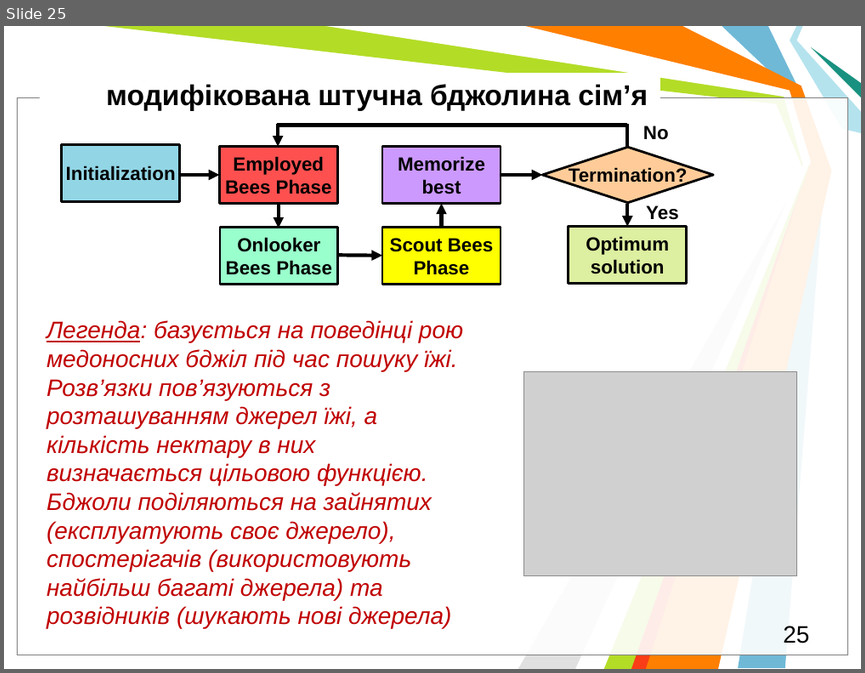
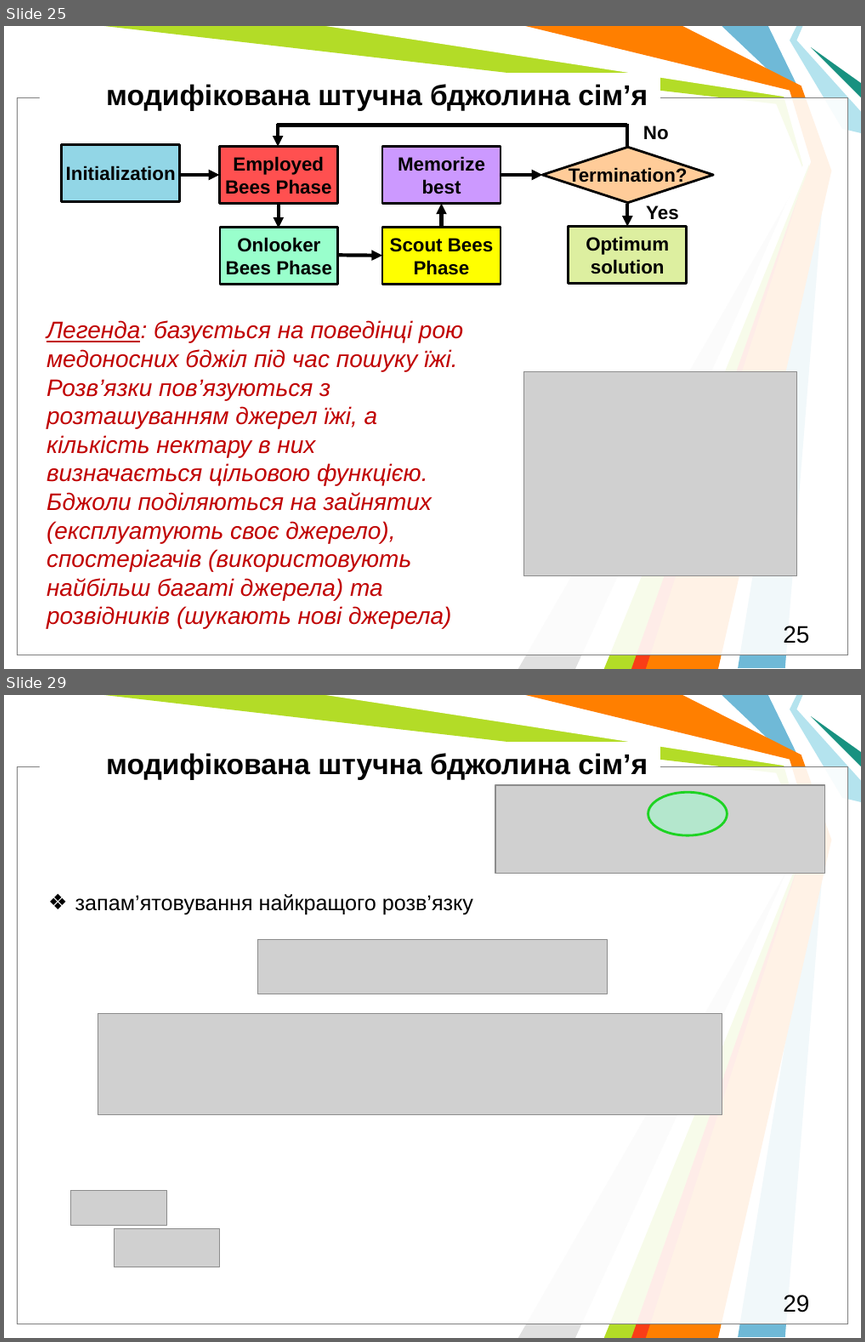
Before and after one commit to l432/NMK, a slide deck: Lecture/DAAD/DAAD_MetaH.pptm. Shown one above the other, each under a label of ours: slide 25 before the commit, slides 25 and 29 after it; the slides between them are not shown. The pictures are 865x673 and 865x1342 pixels, drawn with LibreOffice and Linux fonts; fonts in the diff are those of the drawing; grey boxes stand for pictures; background and template pictures are left out. Boxes give left, top, right and bottom in pixels: in the first picture for what was removed or moved away, otherwise in the second. Text is boxed around its words. In the diff, an @@ line names an element or a change of style, - is before the commit and + after.

```diff
--- a/Lecture/DAAD/DAAD_MetaH.pptm
+++ b/Lecture/DAAD/DAAD_MetaH.pptm
@@ slide 29 added at box(4, 695, 861, 1338), background #FFFFFF; not listed: 11 template elements that a slide beside it also shows @@
@@ text added at box(106, 753, 647, 780), 24 pt, text #000000, bold @@
+модифікована штучна бджолина сім’я
@@ picture added at box(495, 785, 825, 873) @@
@@ ellipse added at box(648, 792, 727, 834), fill #99FFCC at 50% opacity, outline #1DD322 2 pt @@
@@ text added at box(75, 894, 473, 915), 18 pt, text #000000 @@
+❖ запам’ятовування найкращого розв’язку
@@ picture added at box(257, 939, 608, 993) @@
@@ picture added at box(98, 1013, 722, 1114) @@
@@ picture added at box(71, 1191, 167, 1225) @@
@@ picture added at box(114, 1229, 220, 1266) @@
@@ page number added at box(783, 1294, 809, 1312), 20 pt, text #000000 @@
+29
```
Also in this commit, not shown: 3 slides changed, 3 other slides added, 1 slide removed, 1 other file.
